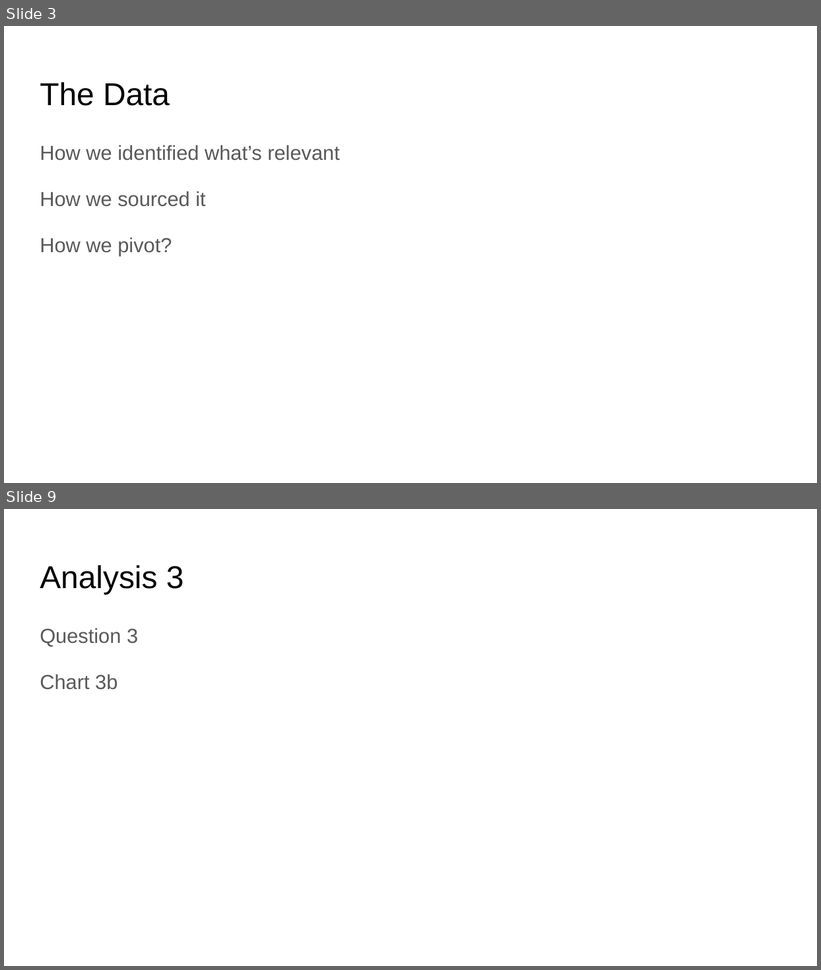
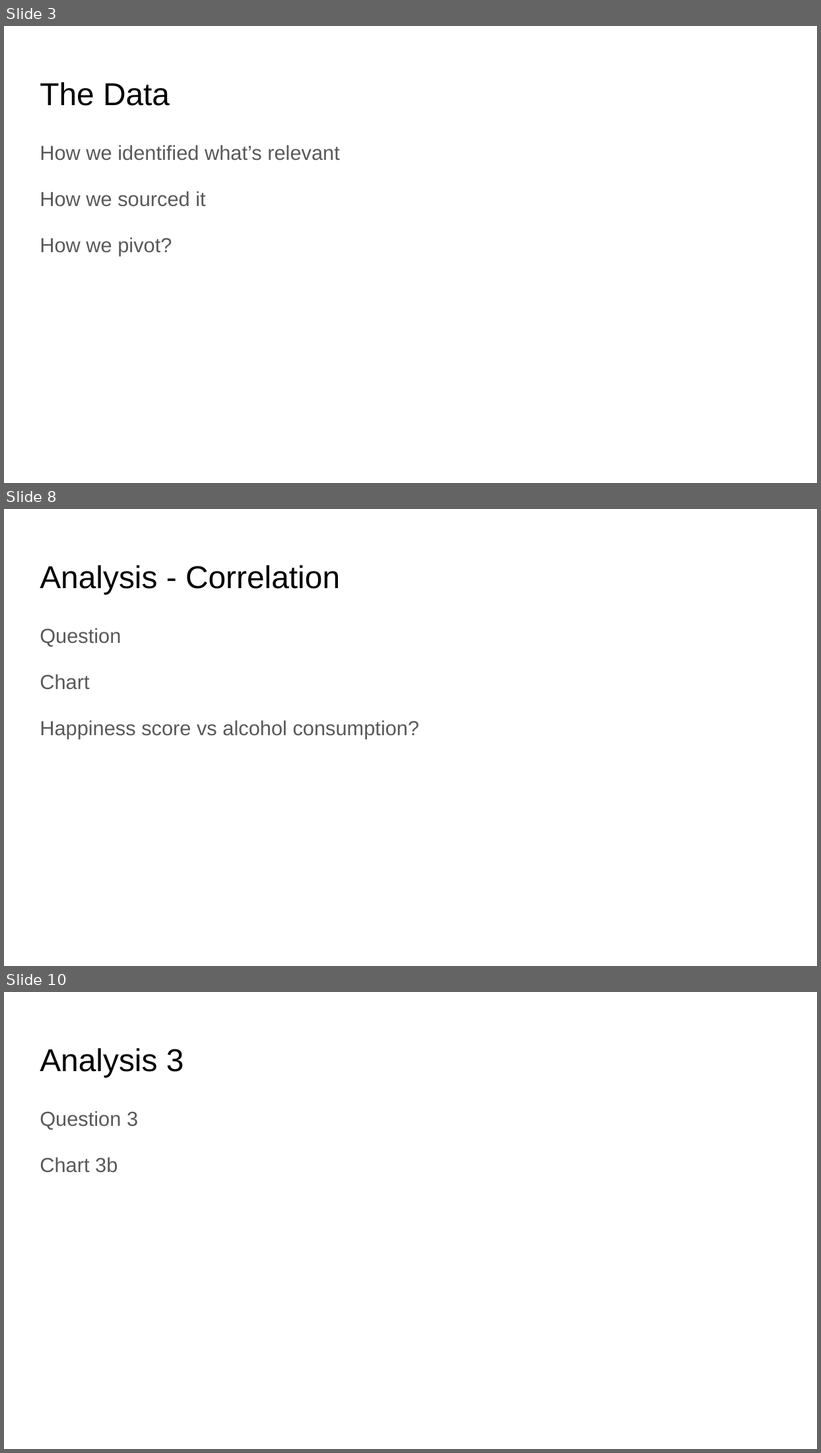
Before and after one commit to arvinseeva/TheHappyCo, a slide deck: TheHappyCo - Happiness.pptx. Shown one above the other, each under a label of ours: slides 3 and 9 before the commit, slides 3, 8 and 10 after it; the slides between them are not shown. The pictures are 821x970 and 821x1453 pixels, drawn with LibreOffice and Linux fonts; fonts in the diff are those of the drawing. Boxes give left, top, right and bottom in pixels: in the first picture for what was removed or moved away, otherwise in the second. Text is boxed around its words. In the diff, an @@ line names an element or a change of style, - is before the commit and + after.

```diff
--- a/TheHappyCo - Happiness.pptx
+++ b/TheHappyCo - Happiness.pptx
@@ slide 8 added at [4,509,817,966], background #FFFFFF @@
@@ title added at [40,565,340,594], 28 pt, text #000000 @@
+Analysis - Correlation
@@ text added at [40,628,420,739], 18 pt, text #595959 @@
+Question
+Chart
+Happiness score vs alcohol consumption?
@@ what was slide 9 is now slide 10 @@
```
Also in this commit, not shown: 6 slides changed.
